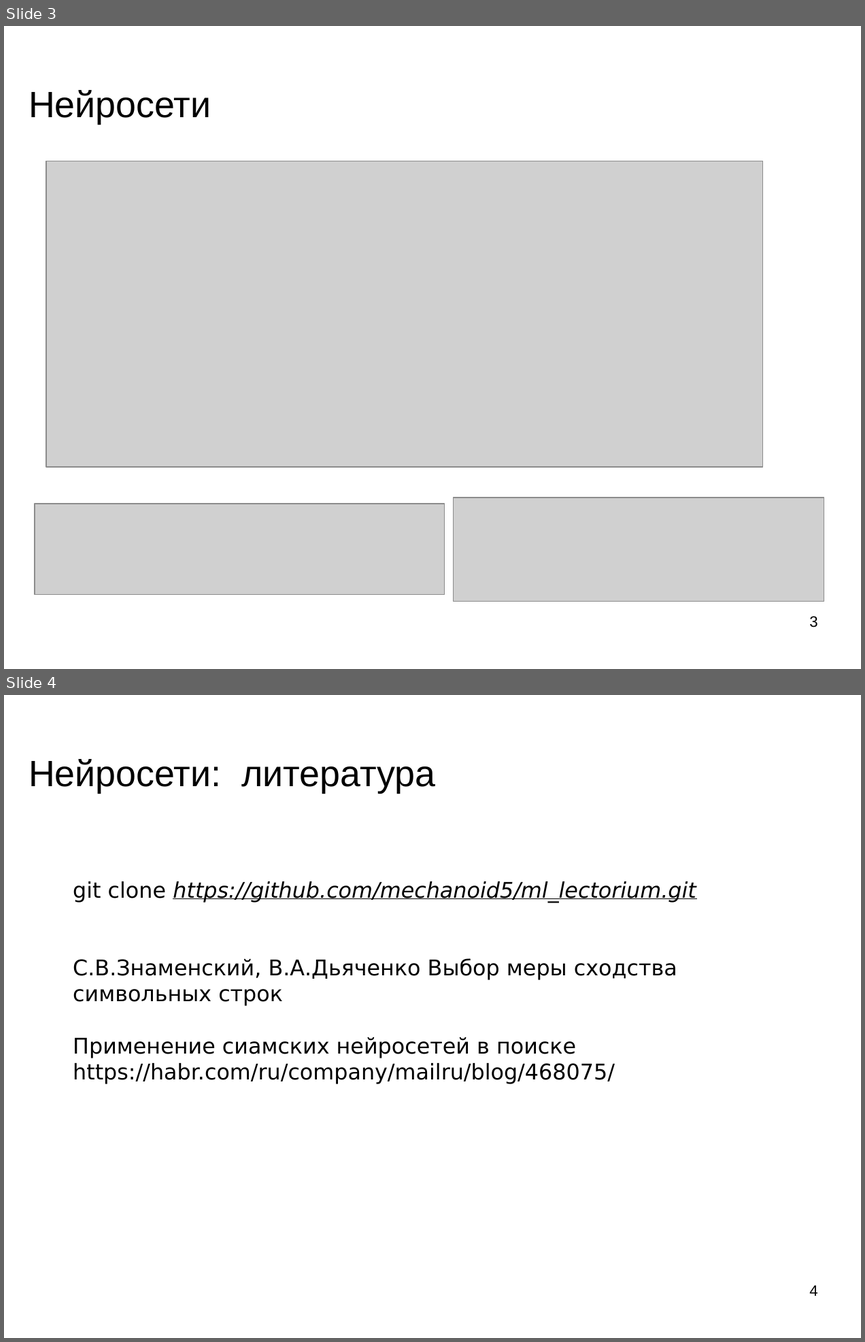
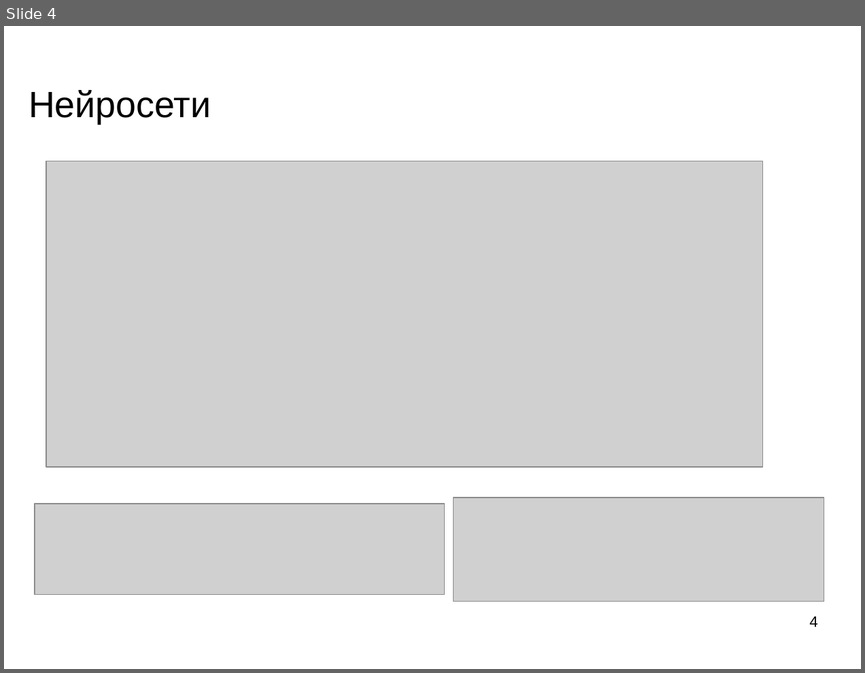
Before and after one commit to mechanoid5/ml_lectorium_legacy, a slide deck: 32-siamese.odp. Shown one above the other, each under a label of ours: slides 3 and 4 before the commit, slide 4 after it. The pictures are 865x1342 and 865x673 pixels, drawn with LibreOffice and Linux fonts; fonts in the diff are those of the drawing; grey boxes stand for pictures; background and template pictures are left out. Boxes give left, top, right and bottom in pixels: in the first picture for what was removed or moved away, otherwise in the second. Text is boxed around its words. In the diff, an @@ line names an element or a change of style, - is before the commit and + after.

```diff
--- a/32-siamese.odp
+++ b/32-siamese.odp
@@ slide 4 removed at [4, 695, 861, 1338], background picture (left out) @@
@@ title removed at [28, 759, 436, 793] @@
-Нейросети: литература
@@ text removed at [73, 881, 696, 1084] @@
-git clone https://github.com/mechanoid5/ml_lectorium.git
-С.В.Знаменский, В.А.Дьяченко Выбор меры сходства символьных строк
-Применение сиамских нейросетей в поиске
-https://habr.com/ru/company/mailru/blog/468075/
@@ page number removed at [809, 1285, 817, 1295] @@
-4
@@ what was slide 3 is now slide 4 @@
@@ page number at [809, 616, 817, 626]: text changed @@
-3
+4
```
Also in this commit, not shown: 3 slides added, 1 other file.
